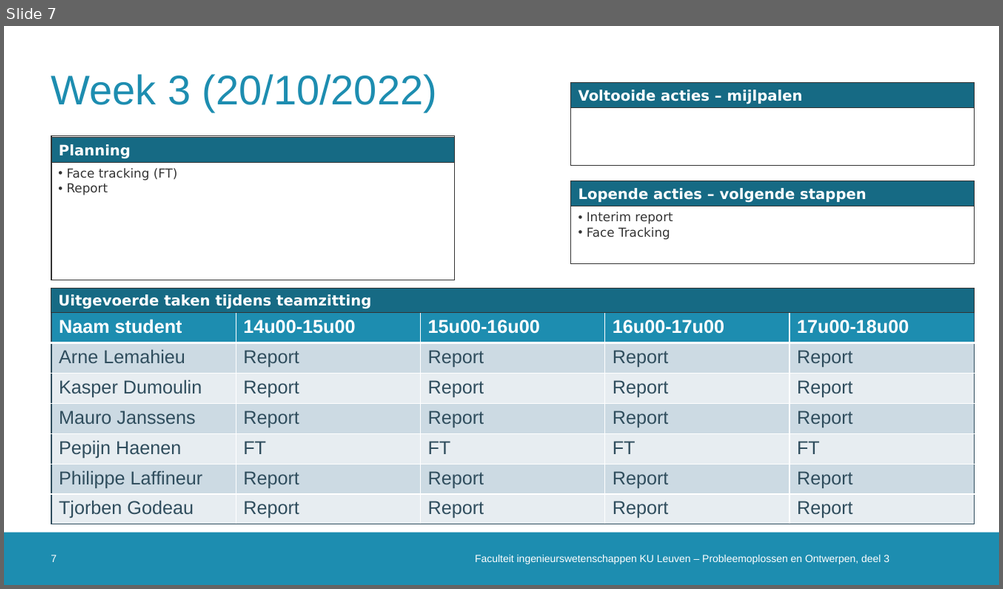
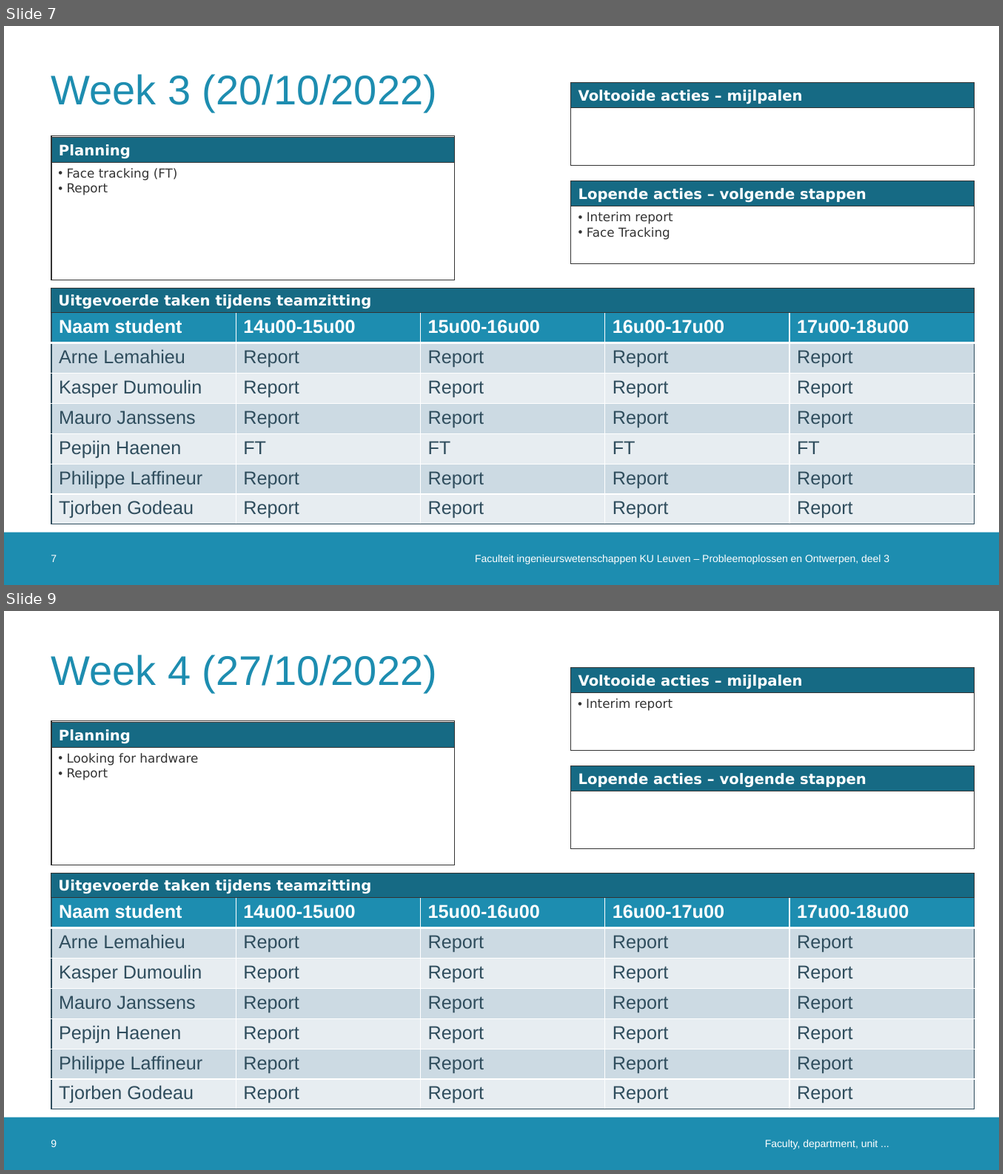
Before and after one commit to DoctorLego2003/Meeting-Owl, a slide deck: logboek_ESAT9A1.pptx. Shown one above the other, each under a label of ours: slide 7 before the commit, slides 7 and 9 after it; the slides between them are not shown. The pictures are 1003x589 and 1003x1174 pixels, drawn with LibreOffice and Linux fonts; fonts in the diff are those of the drawing; background and template pictures are left out. Boxes give left, top, right and bottom in pixels: in the first picture for what was removed or moved away, otherwise in the second. Text is boxed around its words. In the diff, an @@ line names an element or a change of style, - is before the commit and + after.

```diff
--- a/logboek_ESAT9A1.pptx
+++ b/logboek_ESAT9A1.pptx
@@ slide 9 added at [4,611,999,1170], background #FFFFFF; not listed: 1 template element that a slide beside it also shows @@
@@ title added at [51,655,437,692], 40 pt, text #1D8DB0 @@
+Week 4 (27/10/2022)
@@ rectangle added at [571,668,974,751], outline #333333 0.75 pt @@
@@ rectangle added at [571,668,974,692], fill #166A84, outline #333333 0.75 pt, 14 pt, text #FFFFFF, bold @@
+Voltooide acties – mijlpalen
@@ text added at [586,698,672,711], 12 pt, text #333333 @@
+• Interim report
@@ rectangle added at [52,721,455,865], outline #333333 0.75 pt @@
@@ rectangle added at [52,722,455,747], fill #166A84, outline #333333 0.75 pt, 14 pt, text #FFFFFF, bold @@
+Planning
@@ text added at [67,753,198,780], 12 pt, text #333333 @@
+• Looking for hardware
+• Report
@@ rectangle added at [571,766,974,849], outline #333333 0.75 pt @@
@@ rectangle added at [571,766,974,791], fill #166A84, outline #333333 0.75 pt, 14 pt, text #FFFFFF, bold @@
+Lopende acties – volgende stappen
@@ rectangle added at [51,873,974,897], fill #166A84, outline #333333 0.75 pt, 14 pt, text #FFFFFF, bold @@
+Uitgevoerde taken tijdens teamzitting
@@ table added at [52,898,973,1111], 7 rows, 5 columns @@
+Naam student | 14u00-15u00 | 15u00-16u00 | 16u00-17u00 | 17u00-18u00
+Arne Lemahieu | Report | Report | Report | Report
+Kasper Dumoulin | Report | Report | Report | Report
+Mauro Janssens | Report | Report | Report | Report
+Pepijn Haenen | Report | Report | Report | Report
+Philippe Laffineur | Report | Report | Report | Report
+Tjorben Godeau | Report | Report | Report | Report
@@ page number added at [51,1140,57,1147], 10 pt, text #FFFFFF @@
+9
@@ text added at [765,1140,878,1150], 10 pt, text #FFFFFF @@
+Faculty, department, unit ...
```
Also in this commit, not shown: 1 slide changed.
